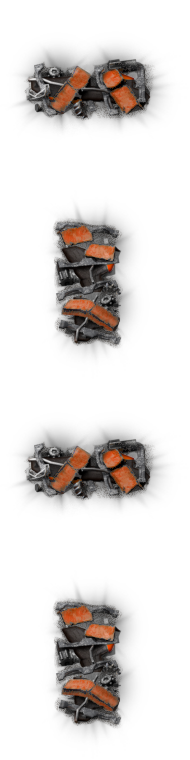
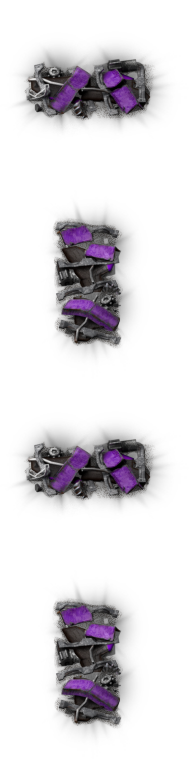
Comparing the layer stacks of the two 190 × 760 images. Changes:
added layer "tier 6" above "tier 5" over [27,60,145,722]
hid "tier 5" over [27,60,145,722]
